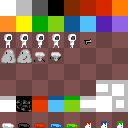
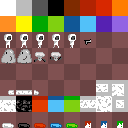
Before/after of a 128 × 128 layered artwork. What changed in the layer stack:
painted on "White_updown_terrain" over [80, 99, 96, 108]
painted on "White_full_terrain" over [97, 96, 112, 112]
painted on "White_single_terrain" over [117, 101, 124, 107]
painted on "White_U_terrain" over [96, 85, 107, 92]
painted on "White_corner_terrain" over [112, 85, 124, 96]
painted on "White_terrain" over [0, 100, 16, 112]
added layer "White_left_platform" in group "Platforms" over [8, 90, 14, 95]
added layer "White_right_platform" in group "Platforms" over [34, 90, 39, 95]
added layer "White_middle_platform" in group "Platforms" over [16, 90, 32, 95]
